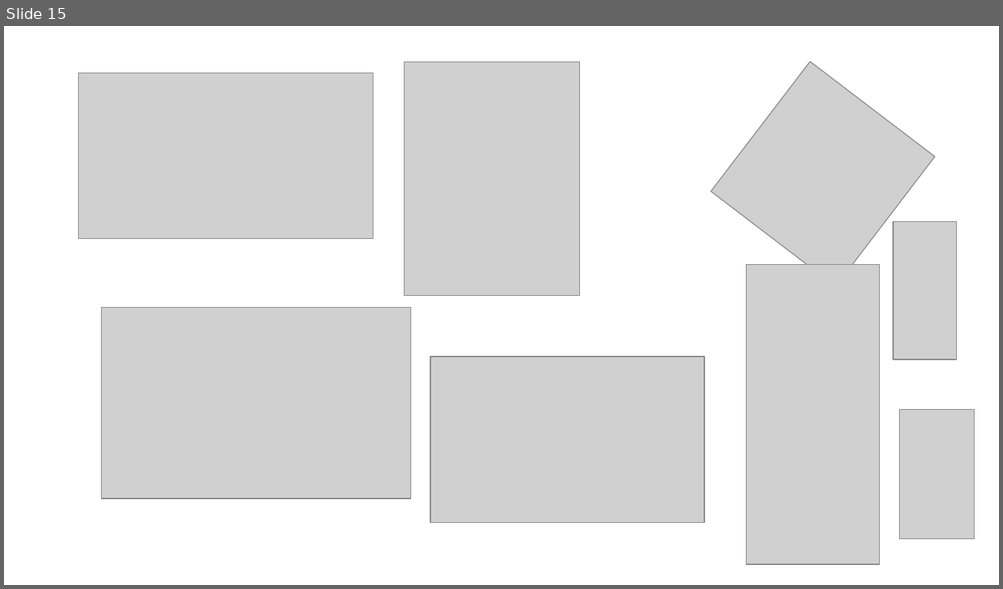
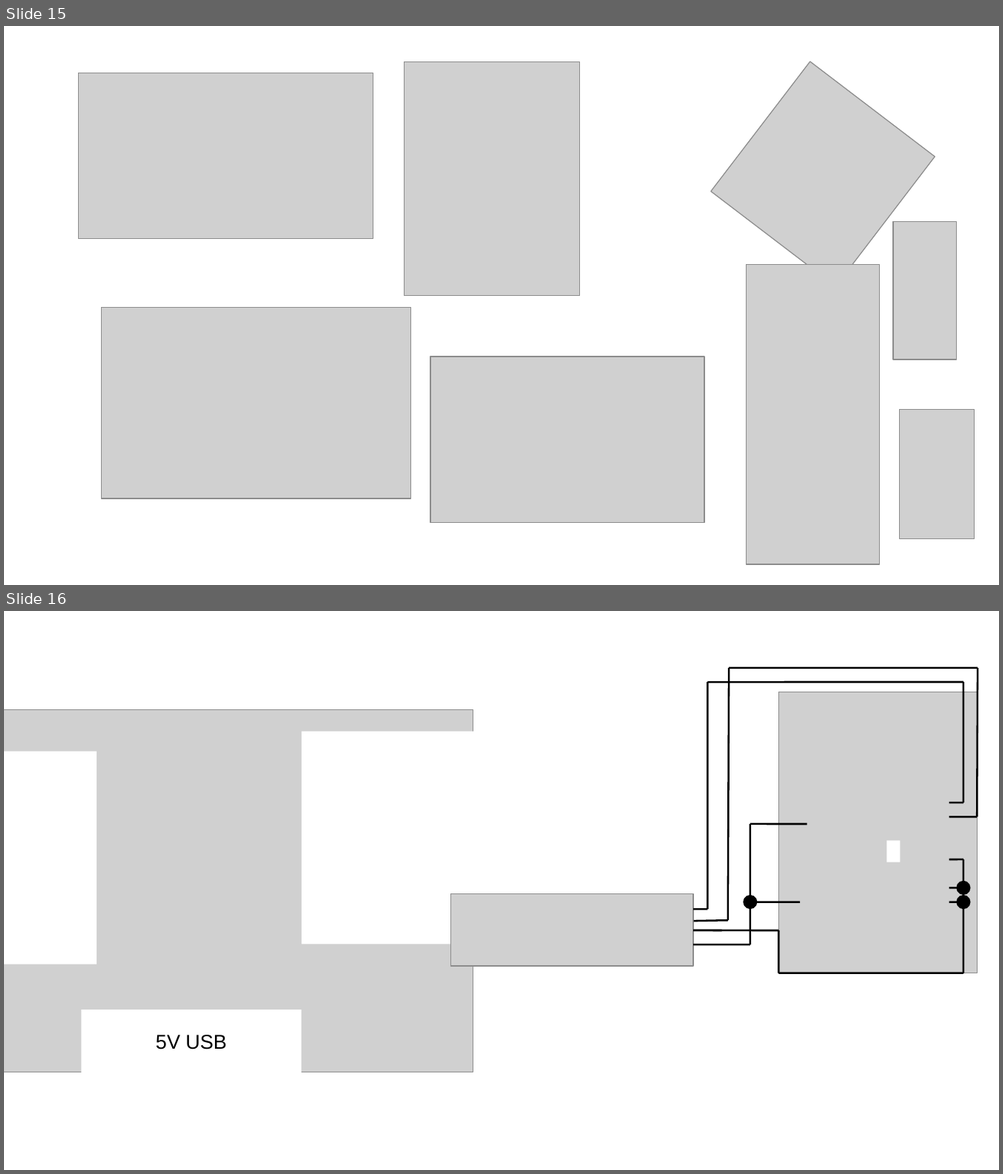
Before and after one commit to Noschvie/shrdzm, a slide deck: hardware/Wiring.odp. Shown one above the other, each under a label of ours: slide 15 before the commit, slides 15 and 16 after it. The pictures are 1003x589 and 1003x1174 pixels, drawn with LibreOffice and Linux fonts; fonts in the diff are those of the drawing; grey boxes stand for pictures. Boxes give left, top, right and bottom in pixels: in the first picture for what was removed or moved away, otherwise in the second. Text is boxed around its words. In the diff, an @@ line names an element or a change of style, - is before the commit and + after.

```diff
--- a/hardware/Wiring.odp
+++ b/hardware/Wiring.odp
@@ slide 16 added at (4, 611, 999, 1170), background #FFFFFF @@
@@ line added from (728, 920) to (728, 668), #000000 1.5 pt @@
@@ line added from (978, 668) to (728, 668), #000000 1.5 pt @@
@@ line added from (978, 668) to (977, 817), #000000 1.5 pt @@
@@ line added from (963, 682) to (708, 682), #000000 1.5 pt @@
@@ line added from (708, 910) to (708, 682), #000000 1.5 pt @@
@@ picture added at (778, 692, 977, 974) @@
@@ line added from (963, 682) to (963, 803), #000000 1.5 pt @@
@@ picture added at (4, 710, 472, 1073) @@
@@ rectangle added at (301, 731, 481, 944), fill #FFFFFF @@
@@ rectangle added at (4, 752, 97, 965), fill #FFFFFF @@
@@ line added from (949, 803) to (963, 803), #000000 1.5 pt @@
@@ line added from (751, 824) to (751, 945), #000000 1.5 pt @@
@@ line added from (751, 824) to (807, 824), #000000 1.5 pt @@
@@ line added from (949, 817) to (977, 817), #000000 1.5 pt @@
@@ rectangle added at (887, 841, 900, 863), fill #FFFFFF @@
@@ line added from (963, 860) to (949, 860), #000000 1.5 pt @@
@@ line added from (963, 860) to (963, 974), #000000 1.5 pt @@
@@ picture added at (451, 894, 694, 967) @@
@@ ellipse added at (743, 895, 757, 910), fill #000000 @@
@@ line added from (963, 888) to (949, 888), #000000 1.5 pt @@
@@ ellipse added at (956, 895, 970, 910), fill #000000 @@
@@ ellipse added at (956, 881, 970, 895), fill #000000 @@
@@ line added from (728, 920) to (694, 922), #000000 1.5 pt @@
@@ line added from (708, 910) to (694, 910), #000000 1.5 pt @@
@@ line added from (800, 903) to (751, 903), #000000 1.5 pt @@
@@ line added from (963, 903) to (949, 903), #000000 1.5 pt @@
@@ line added from (694, 931) to (722, 931), #000000 1.5 pt @@
@@ line added from (694, 931) to (778, 931), #000000 1.5 pt @@
@@ line added from (778, 974) to (778, 931), #000000 1.5 pt @@
@@ line added from (694, 945) to (751, 945), #000000 1.5 pt @@
@@ line added from (778, 974) to (963, 974), #000000 1.5 pt @@
@@ rectangle added at (82, 1010, 301, 1072), fill #FFFFFF, 16 pt, text #000000 @@
+5V USB
```
Also in this commit, not shown: 1 slide changed, 5 other slides added, 3 slides removed.
